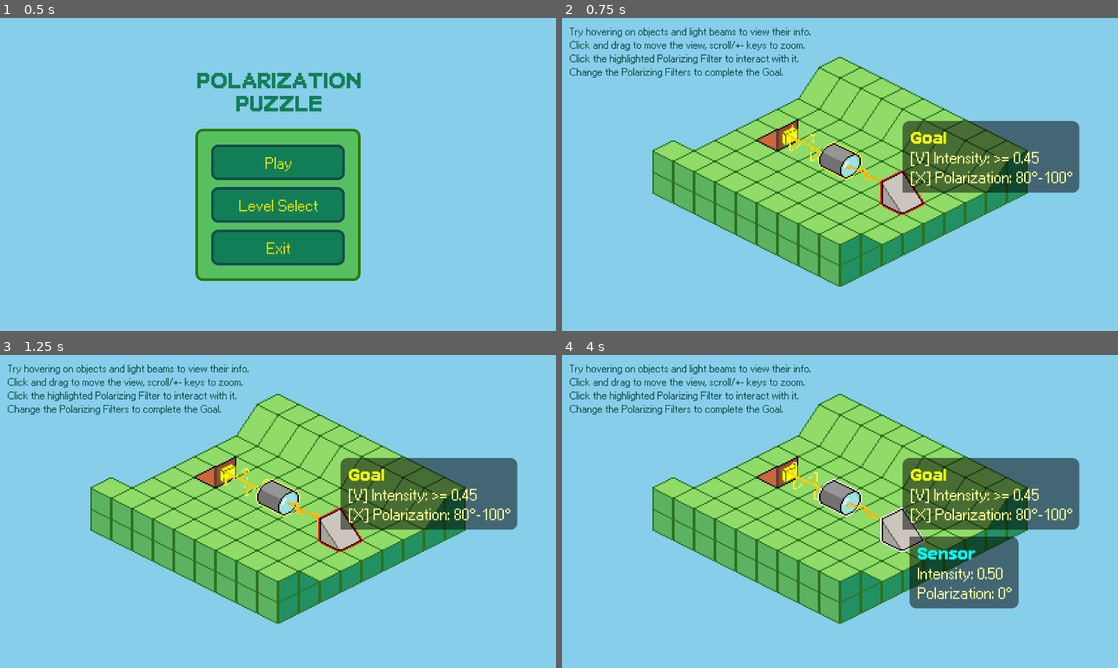
Above: before the commit, frames 1-4 (two rows, left to right).
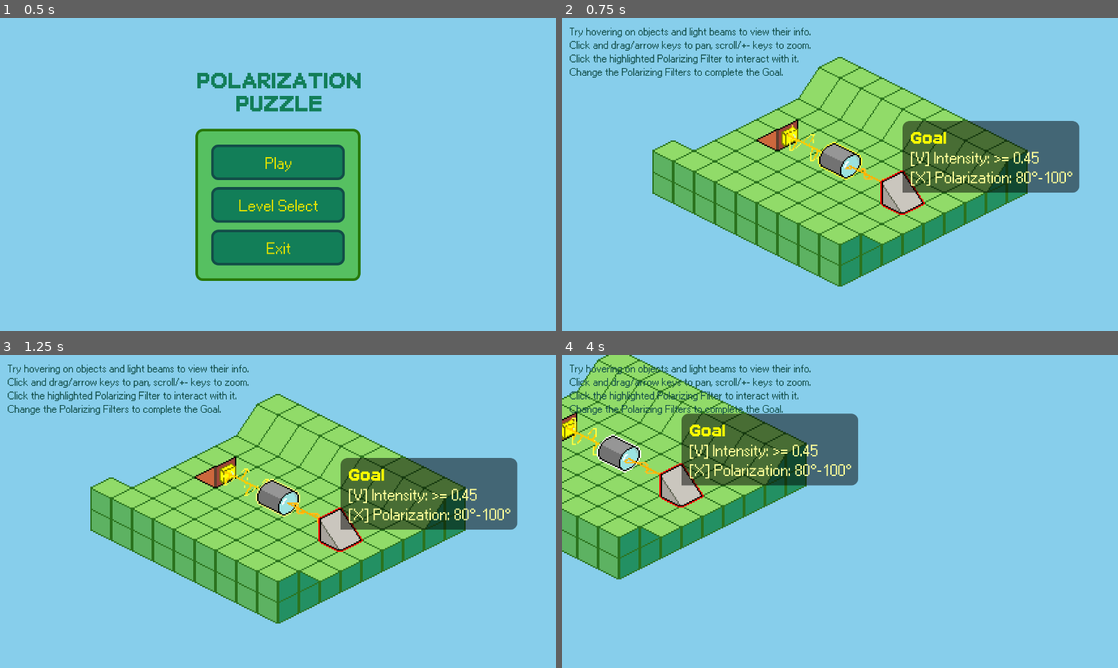
Above: after the commit, the same moments.

Repository: joshmoritty/polarization-puzzle
Game: Godot game, scene res://scenes/main_menu.tscn
The game is run twice, just before and just after one commit, with the same random seed, the same clock (stepped at 60 frames per second) and the same inputs.
Inputs (mouse positions are in pixels of both pictures, inside the frame that each line leads up to):
- Up to frame 1 (0.5 s): no input
- Up to frame 2 (0.75 s): click "Play" at 0.5 s
- Up to frame 3 (1.25 s): no input
- Up to frame 4 (4 s): tap Enter at 1.25 s; move the mouse to (962, 495) at 1.27 s; hold Right 1.28-2 s; click (962, 495) at 1.42 s; drag from (728, 527) to (778, 467) at 2.02 s; move the mouse to (895, 442) at 2.77 s; hold Right 2.78-3.5 s; click (895, 442) at 2.92 s; drag from (812, 574) to (901, 530) at 3.52 s

Frame 1 is identical in both runs. In frame 2, 0.3% of the frame differs, in the area x 12-45%, y 7-11%; in frame 3, 0.3%; in frame 4, 49%, in the area x 0-94%, y 0-86%.

Commit message:
feat: add arrow key camera panning

Diff:
--- a/scenes/levels/level_1.tscn
+++ b/scenes/levels/level_1.tscn
@@ -99,7 +99,7 @@
 theme = ExtResource("5_mm8aj")
 theme_override_font_sizes/font_size = 22
 text = "Try hovering on objects and light beams to view their info.
-Click and drag to move the view, scroll/+- keys to zoom.
+Click and drag/arrow keys to pan, scroll/+- keys to zoom.
 Click the highlighted Polarizing Filter to interact with it.
 Change the Polarizing Filters to complete the Goal."
 
--- a/scripts/game/camera.gd
+++ b/scripts/game/camera.gd
@@ -8,6 +8,17 @@
 var default_zoom := 3.0
 var zoom_step := 0.5
 
+# Pan settings
+var pan_speed := 500.0 # pixels per second at 1x zoom
+
+# Arrow key panning state
+var _arrow_keys_pressed := {
+	"left": false,
+	"right": false,
+	"up": false,
+	"down": false
+}
+
 func _ready() -> void:
 	# Ensure this camera controls the 2D view
 	make_current()
@@ -15,30 +26,91 @@
 	# Set default zoom
 	zoom = Vector2(default_zoom, default_zoom)
 
+	# Add to camera group for easier reference
+	add_to_group("camera")
+
+func _process(delta: float) -> void:
+	# Handle smooth arrow key panning
+	var pan_direction := Vector2.ZERO
+
+	if _arrow_keys_pressed["left"]:
+		pan_direction.x -= 1
+	if _arrow_keys_pressed["right"]:
+		pan_direction.x += 1
+	if _arrow_keys_pressed["up"]:
+		pan_direction.y -= 1
+	if _arrow_keys_pressed["down"]:
+		pan_direction.y += 1
+
+	if pan_direction != Vector2.ZERO:
+		# Normalize diagonal movement and adjust speed based on zoom level
+		pan_direction = pan_direction.normalized()
+		var adjusted_speed = pan_speed / zoom.x
+		position += pan_direction * adjusted_speed * delta
+
 func _unhandled_input(event: InputEvent) -> void:
-	# Handle zoom with scroll wheel
+	# Handle zoom with scroll wheel (always available)
 	if event is InputEventMouseButton:
 		if event.button_index == MOUSE_BUTTON_WHEEL_UP and event.pressed:
 			_zoom_in()
 			get_viewport().set_input_as_handled()
+			return
 		elif event.button_index == MOUSE_BUTTON_WHEEL_DOWN and event.pressed:
 			_zoom_out()
 			get_viewport().set_input_as_handled()
-		# Hold and drag Middle Mouse to pan
-		elif event.button_index == MOUSE_BUTTON_MIDDLE:
-			_is_panning = event.pressed
-			get_viewport().set_input_as_handled()
+			return
+		# Hold and drag Left Mouse to pan (only if no interactive object is clicked and no dialog is open)
+		elif event.button_index == MOUSE_BUTTON_LEFT:
+			# Don't handle panning if a filter dialog is open - let controller handle it for dialog closing
+			var controller = get_tree().get_first_node_in_group("controller")
+			if controller and controller.filter_dialog and controller.filter_dialog.visible:
+				return
+
+			if event.pressed:
+				# Check if we're clicking on an interactive object
+				var space_state := get_world_2d().direct_space_state
+				var params := PhysicsPointQueryParameters2D.new()
+				params.position = get_global_mouse_position()
+				# Check for Object Areas (collision layer used by filters, sensors, etc.)
+				params.collision_mask = (1 << 3) | (1 << 4)
+				params.collide_with_areas = true
+				params.collide_with_bodies = false
+				var results := space_state.intersect_point(params, 16)
+
+				# Only start panning if no interactive objects were hit
+				if results.is_empty():
+					_is_panning = true
+					get_viewport().set_input_as_handled()
+			else:
+				if _is_panning:
+					_is_panning = false
+					get_viewport().set_input_as_handled()
 	elif event is InputEventMouseMotion and _is_panning:
 		# Convert screen-pixel motion to world-units using zoom
 		position -= event.relative / zoom
 		get_viewport().set_input_as_handled()
 	# Handle zoom with keyboard
-	elif event is InputEventKey and event.pressed:
-		if event.keycode == KEY_EQUAL or event.keycode == KEY_PLUS:
-			_zoom_in()
+	elif event is InputEventKey:
+		if event.pressed:
+			if event.keycode == KEY_EQUAL or event.keycode == KEY_PLUS:
+				_zoom_in()
+				get_viewport().set_input_as_handled()
+			elif event.keycode == KEY_MINUS:
+				_zoom_out()
+				get_viewport().set_input_as_handled()
+
+		# Handle arrow key press/release for smooth panning
+		if event.keycode == KEY_LEFT:
+			_arrow_keys_pressed["left"] = event.pressed
 			get_viewport().set_input_as_handled()
-		elif event.keycode == KEY_MINUS:
-			_zoom_out()
+		elif event.keycode == KEY_RIGHT:
+			_arrow_keys_pressed["right"] = event.pressed
+			get_viewport().set_input_as_handled()
+		elif event.keycode == KEY_UP:
+			_arrow_keys_pressed["up"] = event.pressed
+			get_viewport().set_input_as_handled()
+		elif event.keycode == KEY_DOWN:
+			_arrow_keys_pressed["down"] = event.pressed
 			get_viewport().set_input_as_handled()
 
 func _zoom_in():
--- a/scripts/game/controller.gd
+++ b/scripts/game/controller.gd
@@ -21,6 +21,9 @@
 @export var next_level: PackedScene
 
 func _ready():
+	# Add to controller group for camera reference
+	add_to_group("controller")
+
 	for i in range(25):
 		beams_used.push_back(false)
 
